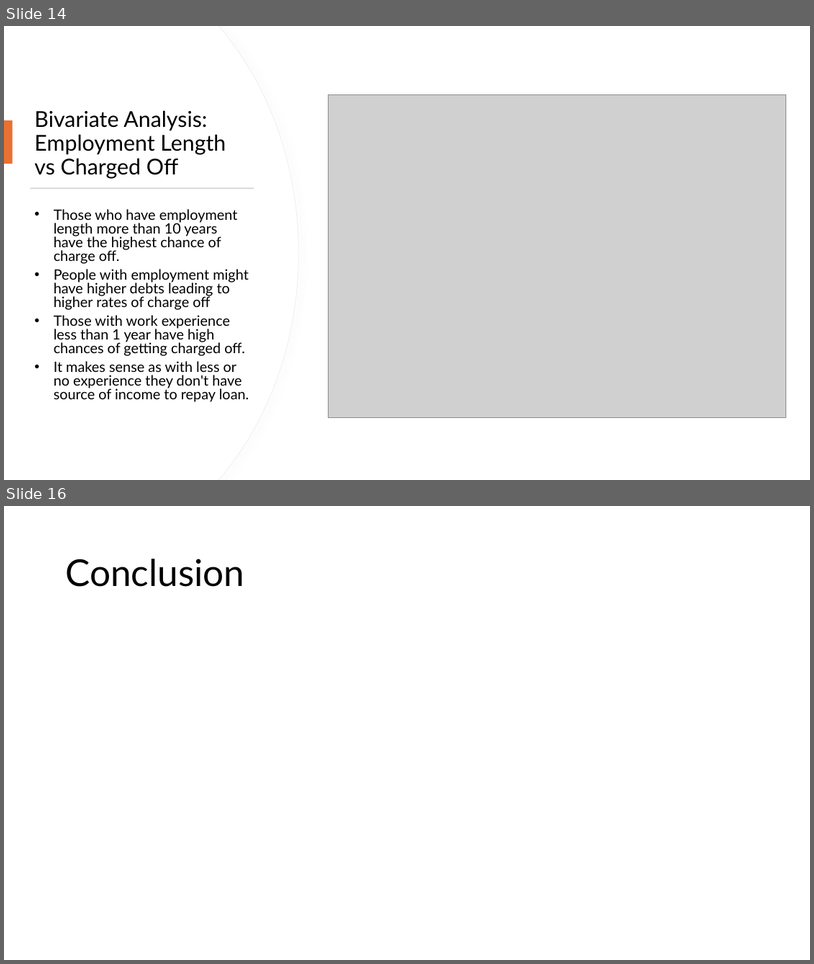
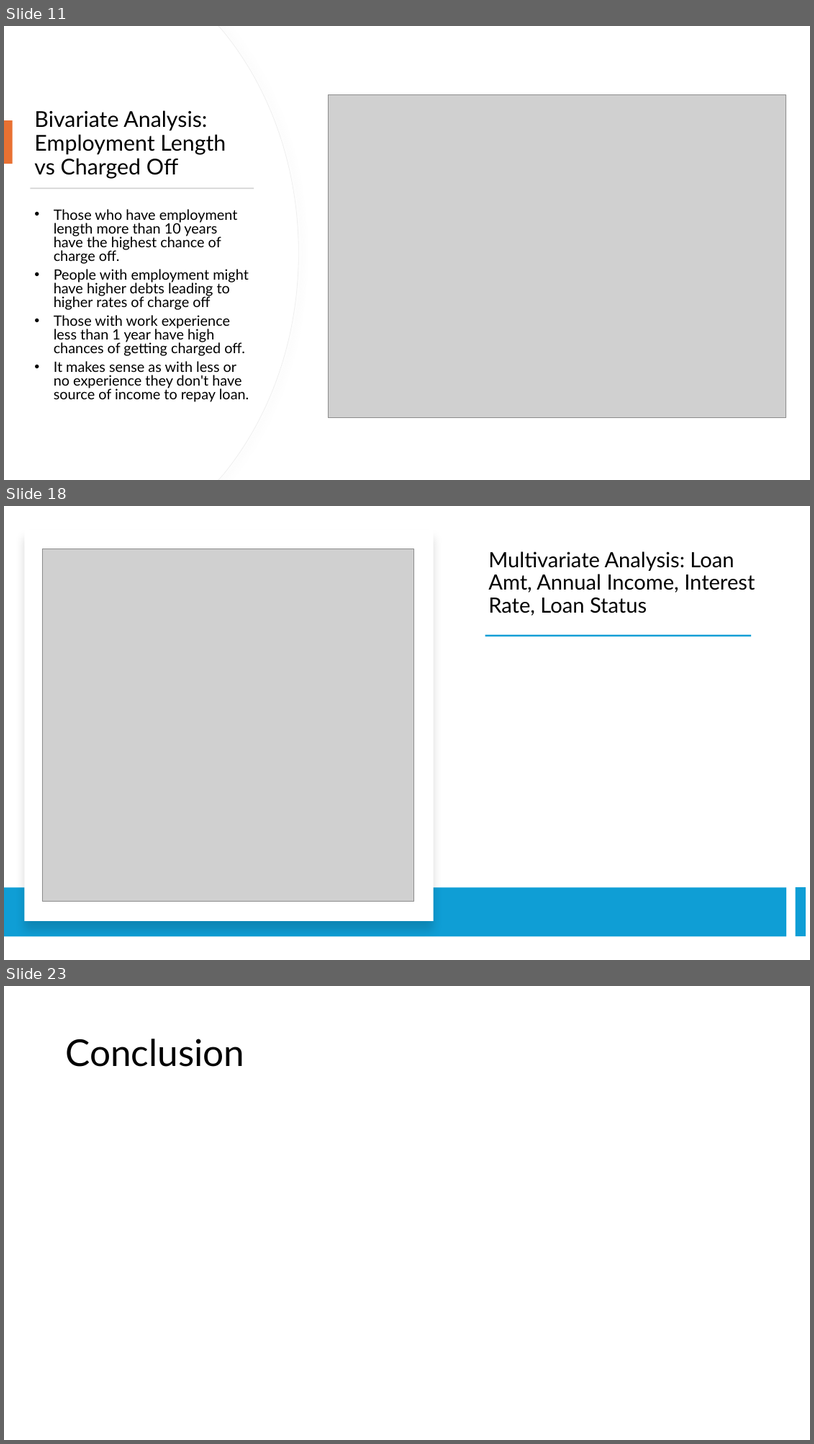
Before and after one commit to chetnapriyadarshini/Lending_Club_Case_Study_EDA, a slide deck: LendingClubCaseStudy_EDA.pptx. Shown one above the other, each under a label of ours: slides 14 and 16 before the commit, slides 11, 18 and 23 after it; the slides between them are not shown. The pictures are 814x964 and 814x1444 pixels, drawn with LibreOffice and Linux fonts; fonts in the diff are those of the drawing; grey boxes stand for pictures. Boxes give left, top, right and bottom in pixels: in the first picture for what was removed or moved away, otherwise in the second. Text is boxed around its words. In the diff, an @@ line names an element or a change of style, - is before the commit and + after.

Commit message:
Added bivariate and multivariate columns

```diff
--- a/LendingClubCaseStudy_EDA.pptx
+++ b/LendingClubCaseStudy_EDA.pptx
@@ slide 18 added at (x1=4, y1=506, x2=810, y2=960), background #FFFFFF @@
@@ rectangle added at (x1=25, y1=530, x2=434, y2=921), fill #FFFFFF @@
@@ picture added at (x1=42, y1=549, x2=414, y2=901) @@
@@ title added at (x1=489, y1=551, x2=755, y2=615), 25 pt, text #000000 @@
+Multivariate Analysis: Loan Amt, Annual Income, Interest Rate, Loan Status
@@ rectangle added at (x1=486, y1=635, x2=751, y2=636), fill #0F9ED5 @@
@@ rectangle added at (x1=4, y1=888, x2=787, y2=937), fill #0F9ED5 @@
@@ rectangle added at (x1=796, y1=887, x2=806, y2=936), fill #0F9ED5 @@
@@ what was slide 14 is now slide 11 @@
@@ what was slide 16 is now slide 23 @@
```
Also in this commit, not shown: 7 slides changed, 9 other slides added, 3 slides removed.
